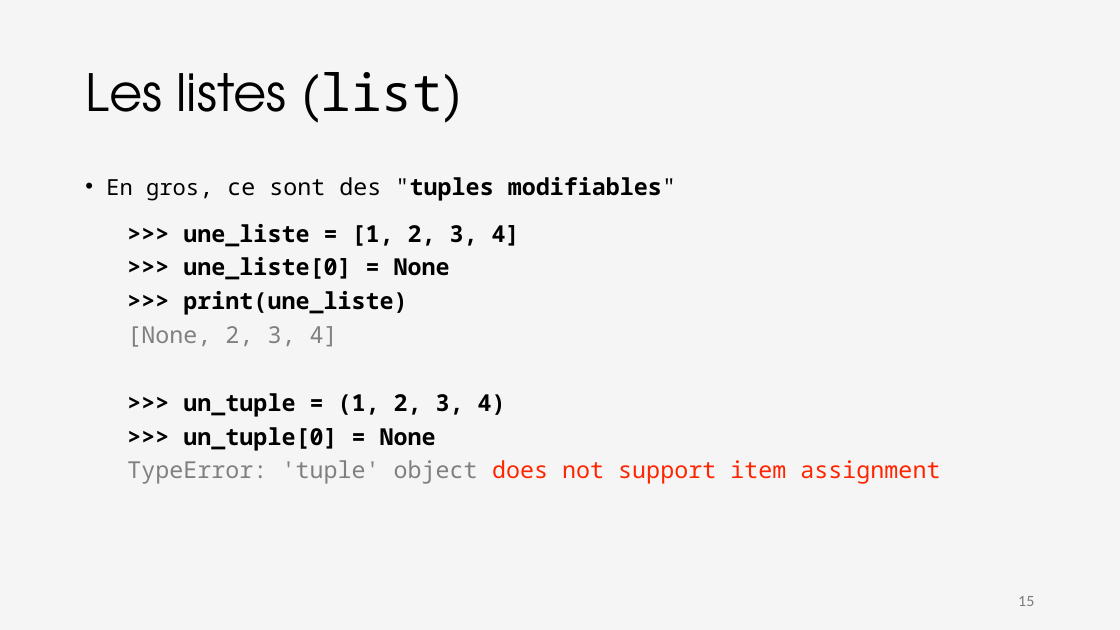
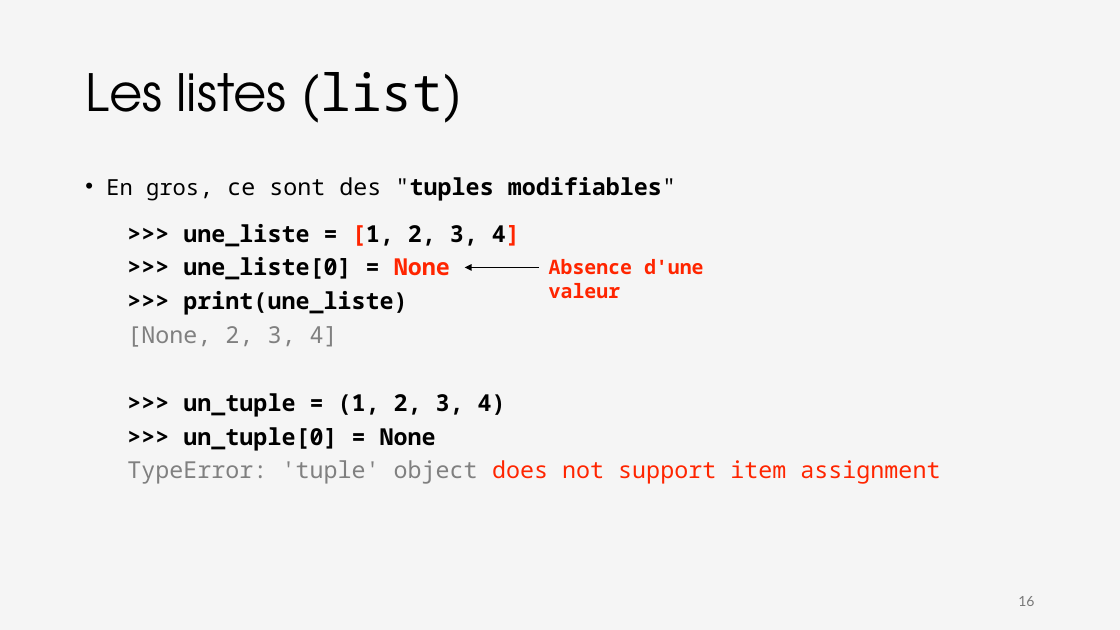
Before and after one commit to iannickgagnon/sagedays_iannick_2026, a slide deck: slide 16 of python_1/presentation_python_1.pptx (slide 15 before the commit). Drawn at 1120x630 pixels with LibreOffice and Linux fonts; fonts in the diff are those of the drawing. Boxes give left, top, right and bottom in pixels: in the first picture for what was removed or moved away, otherwise in the second. Text is boxed around its words. In the diff, an @@ line names an element or a change of style, - is before the commit and + after.

```diff
--- a/python_1/presentation_python_1.pptx
+++ b/python_1/presentation_python_1.pptx
@@ text at <box>183,224,520,280</box>: text colour #000000 to #FF2500 in "[1, 4]", "None" @@
@@ arrow added from (539, 267) to (465, 267), #000000 1.5 pt @@
@@ text added at <box>549,259,704,299</box>, 17 pt, text #FF2500, bold @@
+Absence d'une valeur
@@ page number at <box>1018,596,1034,606</box>: text changed @@
-15
+16
```
Also in this commit, not shown: 14 other slides changed, 2 slides added, 4 slides removed.
